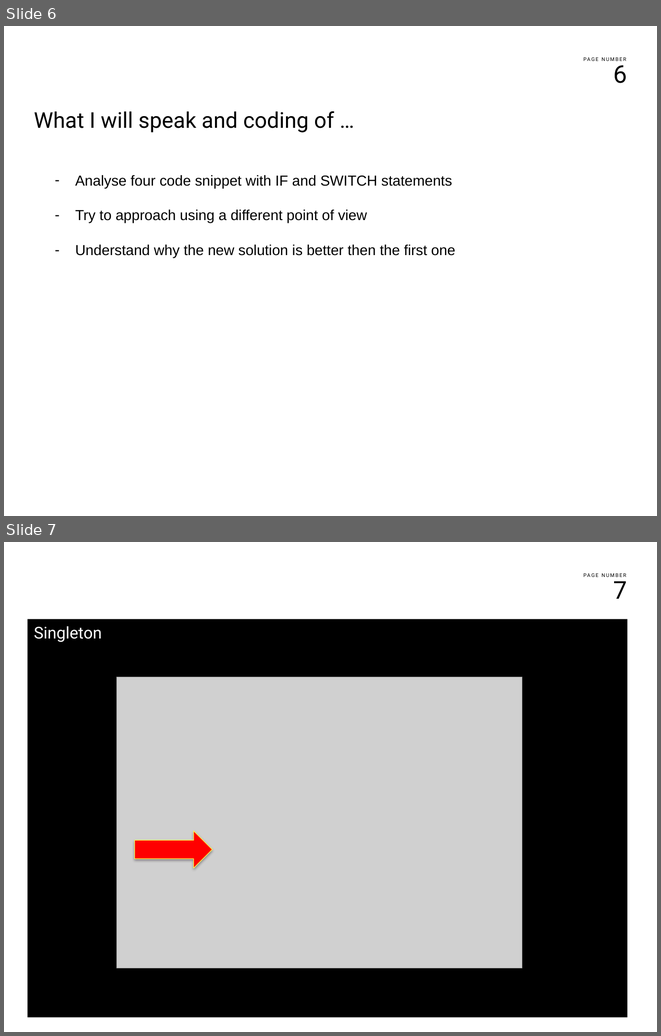
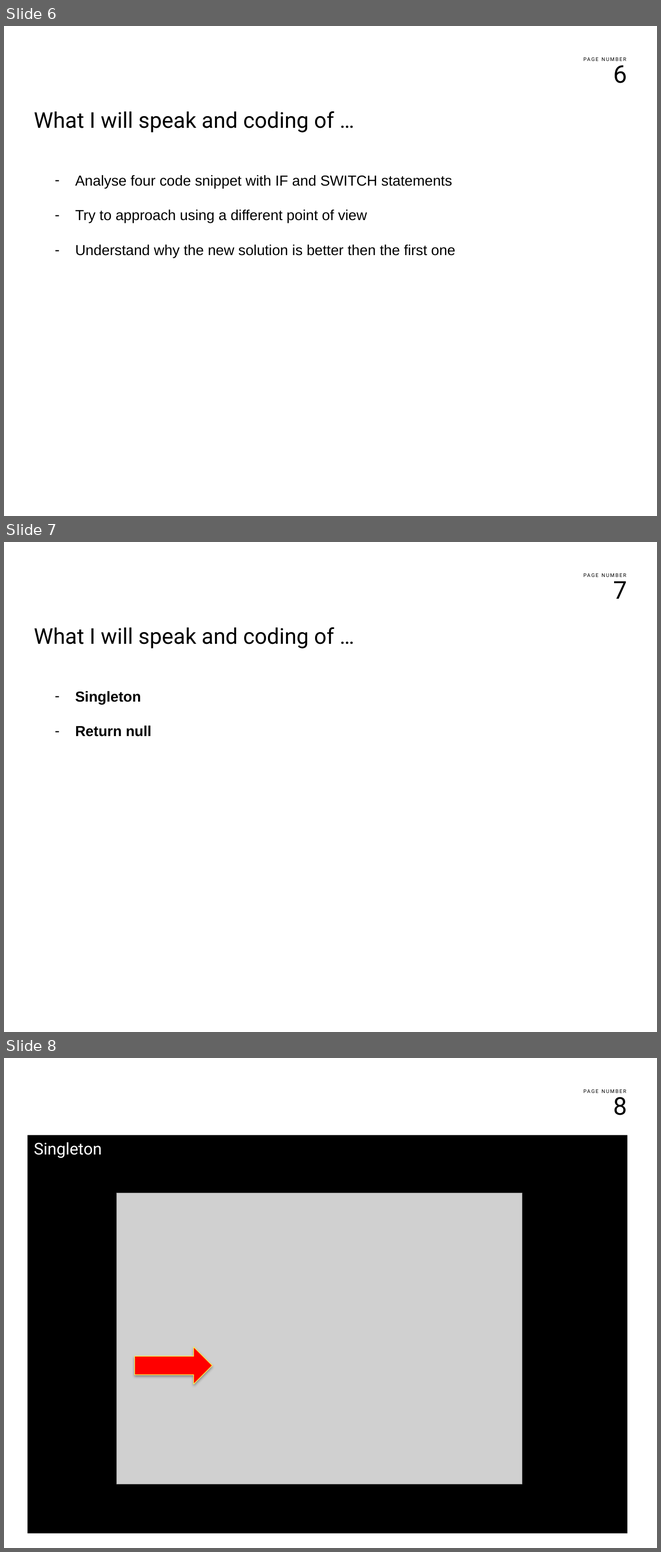
Before and after one commit to kentoo/NoIF, a slide deck: docs/noif.pptx. Shown one above the other, each under a label of ours: slides 6 and 7 before the commit, slides 6, 7 and 8 after it. The pictures are 661x1036 and 661x1552 pixels, drawn with LibreOffice and Linux fonts; fonts in the diff are those of the drawing; grey boxes stand for pictures; background and template pictures are left out. Boxes give left, top, right and bottom in pixels: in the first picture for what was removed or moved away, otherwise in the second. Text is boxed around its words. In the diff, an @@ line names an element or a change of style, - is before the commit and + after.

Commit message:
adding maybe monad for return null.

```diff
--- a/docs/noif.pptx
+++ b/docs/noif.pptx
@@ slide 7 added at (x1=4, y1=542, x2=657, y2=1032), background #FFFFFF; not listed: 2 template elements that a slide beside it also shows @@
@@ text added at (x1=34, y1=627, x2=334, y2=649), 24 pt, text #000000 @@
+What I will speak and coding of …
@@ text added at (x1=75, y1=691, x2=151, y2=737), 16 pt, text #000000, bold @@
+– Singleton
+– Return null
@@ what was slide 7 is now slide 8 @@
@@ page number at (x1=613, y1=1092, x2=627, y2=1115): text changed @@
-7
+8
```
Also in this commit, not shown: 1 slide changed, 3 other slides added, 5 other files.
